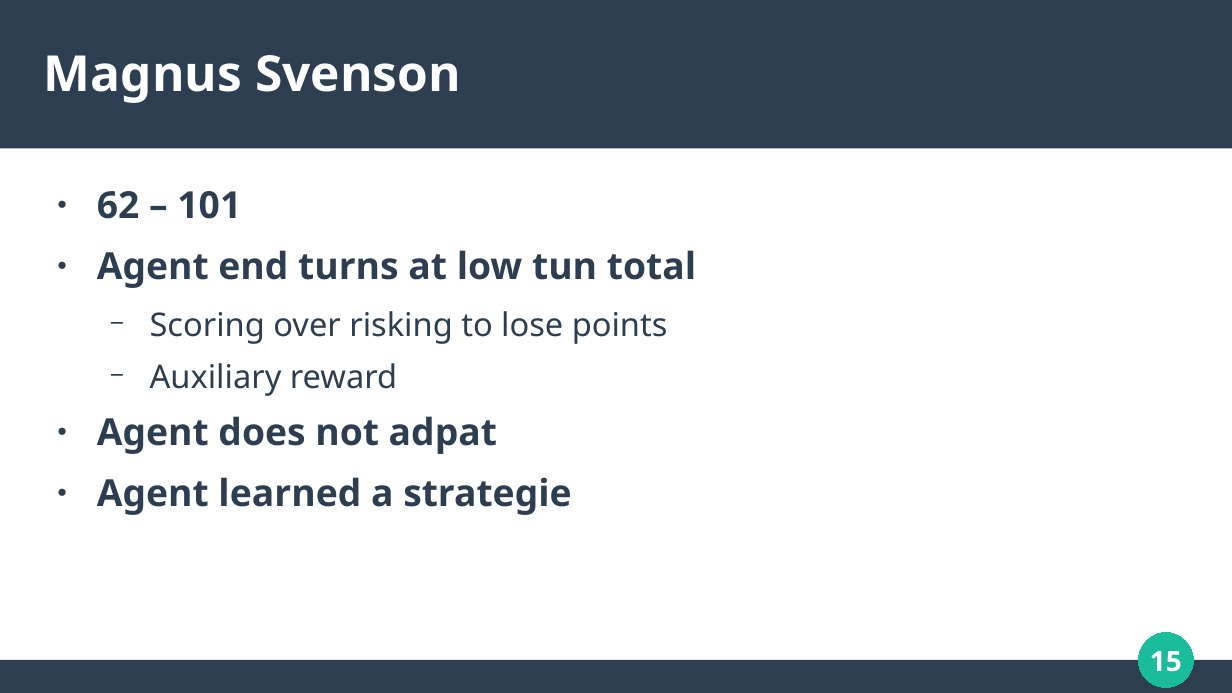
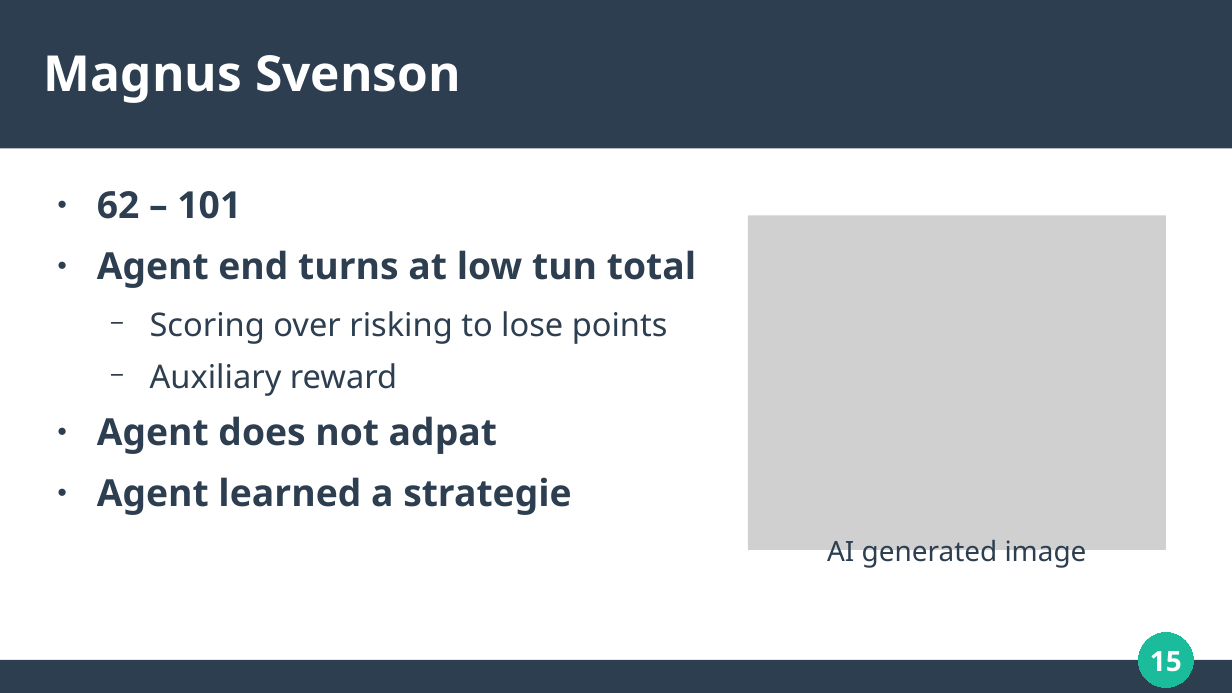
Before and after one commit to SeZven/Artificial-Intelligence, a slide deck: slide 15 of Presentation.odp. Drawn at 1232x693 pixels with LibreOffice and Linux fonts; fonts in the diff are those of the drawing; grey boxes stand for pictures. Boxes give left, top, right and bottom in pixels: in the first picture for what was removed or moved away, otherwise in the second. Text is boxed around its words. In the diff, an @@ line names an element or a change of style, - is before the commit and + after.

```diff
--- a/Presentation.odp
+++ b/Presentation.odp
@@ picture added at (x1=748, y1=216, x2=1166, y2=550), 18 pt, text #2C3E50 @@
+AI generated image
```
Also in this commit, not shown: 3 other slides changed.
